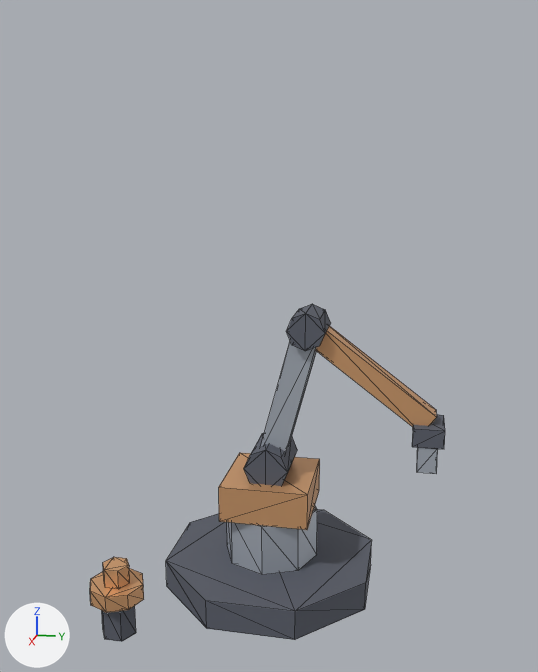
The glTF model arte/modelos/logistica/bracos/braco_longo/braco_longo_sem_textura.glb: old version first, new version second.
Camera for both pictures: a camera (50 mm lens) standing at (1.894, 0.372, 1.184) and looking at (0.068, 0.007, 0.728). Arrows for +X, +Y and +Z are at lower left; the lights stay in place. The picture after the commit comes second. Mesh edges are drawn as thin lines. Where no turn or scale is listed for an object, it has been applied to the vertices. Vertices at exactly the same position are counted once.

Objects in the first picture: 'braco_longo_base', 'braco_longo_braco1', 'braco_longo_braco2', 'braco_longo_garra', 'braco_longo_giro'.
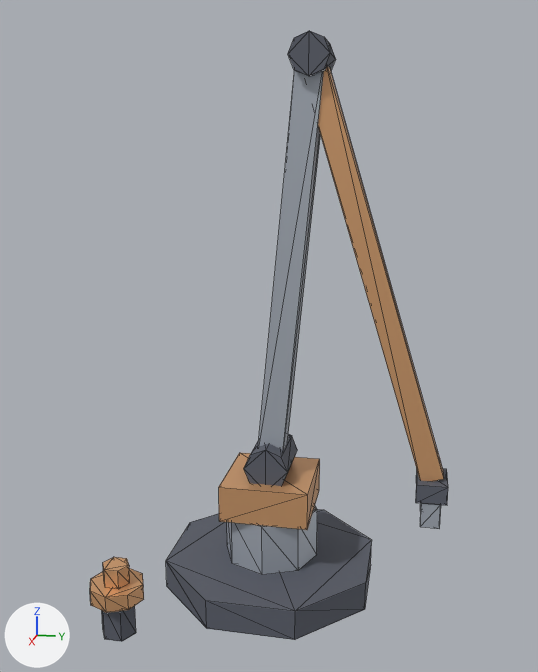
Patch to the scene script:
```diff
--- a/arte/modelos/logistica/bracos/braco_longo/braco_longo_sem_textura.glb.py
+++ b/arte/modelos/logistica/bracos/braco_longo/braco_longo_sem_textura.glb.py
@@ me_braco_longo_braco1 @@
-me_braco_longo_braco1.from_pydata(...)  # 24 vertices, 40 faces; spans x -0.06..0.06, y -0.034..0.15, z -0.009..0.43
-me_braco_longo_braco1.vertices[16].co = (-0.035, -0.034, 0.009)
-me_braco_longo_braco1.vertices[17].co = (0.035, -0.034, 0.009)
-me_braco_longo_braco1.vertices[18].co = (0.035, 0.034, -0.009)
-me_braco_longo_braco1.vertices[19].co = (-0.035, 0.034, -0.009)
-me_braco_longo_braco1.vertices[20].co = (-0.035, 0.066, 0.389)
-me_braco_longo_braco1.vertices[21].co = (0.035, 0.066, 0.389)
-me_braco_longo_braco1.vertices[22].co = (0.035, 0.134, 0.371)
-me_braco_longo_braco1.vertices[23].co = (-0.035, 0.134, 0.371)
+me_braco_longo_braco1.from_pydata(...)  # 24 vertices, 40 faces; spans x -0.06..0.06, y -0.035..0.15, z -0.003..1.1
+# me_braco_longo_braco1 part 1: the loose piece of 16 vertices spanning x -0.06..0.06, y 0.05..0.15, z 0.33..0.43 is moved by (0.0, 0.0, 0.67)
+# me_braco_longo_braco1 part 2
+me_braco_longo_braco1.vertices[16].co = (-0.035, -0.035, 0.003)
+me_braco_longo_braco1.vertices[17].co = (0.035, -0.035, 0.003)
+me_braco_longo_braco1.vertices[18].co = (0.035, 0.035, -0.003)
+me_braco_longo_braco1.vertices[19].co = (-0.035, 0.035, -0.003)
+me_braco_longo_braco1.vertices[20].co = (-0.035, 0.065, 1.053)
+me_braco_longo_braco1.vertices[21].co = (0.035, 0.065, 1.053)
+me_braco_longo_braco1.vertices[22].co = (0.035, 0.135, 1.047)
+me_braco_longo_braco1.vertices[23].co = (-0.035, 0.135, 1.047)
 me_braco_longo_braco1.materials.append(mat_p_escuro)
@@ me_braco_longo_braco2 @@
-me_braco_longo_braco2.from_pydata(...)  # 8 vertices, 12 faces; spans x -0.03..0.03, y -0.018..0.338, z -0.264..0.024
-me_braco_longo_braco2.vertices[0].co = (-0.03, 0.018, 0.024)
-me_braco_longo_braco2.vertices[1].co = (0.03, 0.018, 0.024)
-me_braco_longo_braco2.vertices[2].co = (0.03, -0.018, -0.024)
-me_braco_longo_braco2.vertices[3].co = (-0.03, -0.018, -0.024)
-me_braco_longo_braco2.vertices[4].co = (-0.03, 0.338, -0.216)  # pixel (436, 409)
-me_braco_longo_braco2.vertices[5].co = (0.03, 0.338, -0.216)  # pixel (436, 417)
-me_braco_longo_braco2.vertices[6].co = (0.03, 0.302, -0.264)
-me_braco_longo_braco2.vertices[7].co = (-0.03, 0.302, -0.264)
+me_braco_longo_braco2.from_pydata(...)  # 8 vertices, 12 faces; spans x -0.03..0.03, y -0.029..0.365, z -1.073..0.009
+# me_braco_longo_braco2 part 3
+me_braco_longo_braco2.vertices[0].co = (-0.03, 0.029, 0.009)
+me_braco_longo_braco2.vertices[1].co = (0.03, 0.029, 0.009)
+me_braco_longo_braco2.vertices[2].co = (0.03, -0.029, -0.009)
+me_braco_longo_braco2.vertices[3].co = (-0.03, -0.029, -0.009)
+me_braco_longo_braco2.vertices[4].co = (-0.03, 0.365, -1.055)  # pixel (442, 469)
+me_braco_longo_braco2.vertices[5].co = (0.03, 0.365, -1.055)  # pixel (443, 479)
+me_braco_longo_braco2.vertices[6].co = (0.03, 0.307, -1.073)
+me_braco_longo_braco2.vertices[7].co = (-0.03, 0.307, -1.073)
 me_braco_longo_braco2.materials.append(mat_p_cobre)
@@ ob_braco_longo_braco2 @@
 ob_braco_longo_braco2 = bpy.data.objects.new('braco_longo_braco2', me_braco_longo_braco2)
-ob_braco_longo_braco2.location = (0.0, 0.1, 0.74)
+ob_braco_longo_braco2.location = (0.0, 0.1, 1.41)
@@ ob_braco_longo_garra @@
 ob_braco_longo_garra = bpy.data.objects.new('braco_longo_garra', me_braco_longo_garra)
-ob_braco_longo_garra.location = (0.0, 0.42, 0.5)
+ob_braco_longo_garra.location = (0.0, 0.436, 0.346)
```

Changed parts and their boxes [x1, y1, x2, y2] in the pictures (538 x 672 px; the box of a moved part takes in the faces that stretch with it):
'braco_longo_braco1', reshaped (13% wider, 180% taller): before [261, 304, 330, 453]; after [258, 31, 336, 450]
'braco_longo_braco2', reshaped, moved: before [316, 326, 437, 427]; after [318, 66, 443, 481]
'braco_longo_garra', moved: before [412, 415, 445, 474]; after [416, 469, 448, 529]
part 1 of me_braco_longo_braco1, moved or reshaped: before [286, 304, 330, 351]; after [288, 31, 336, 77]
part 2 of me_braco_longo_braco1, moved or reshaped: before [261, 342, 317, 453]; after [258, 70, 324, 450]
